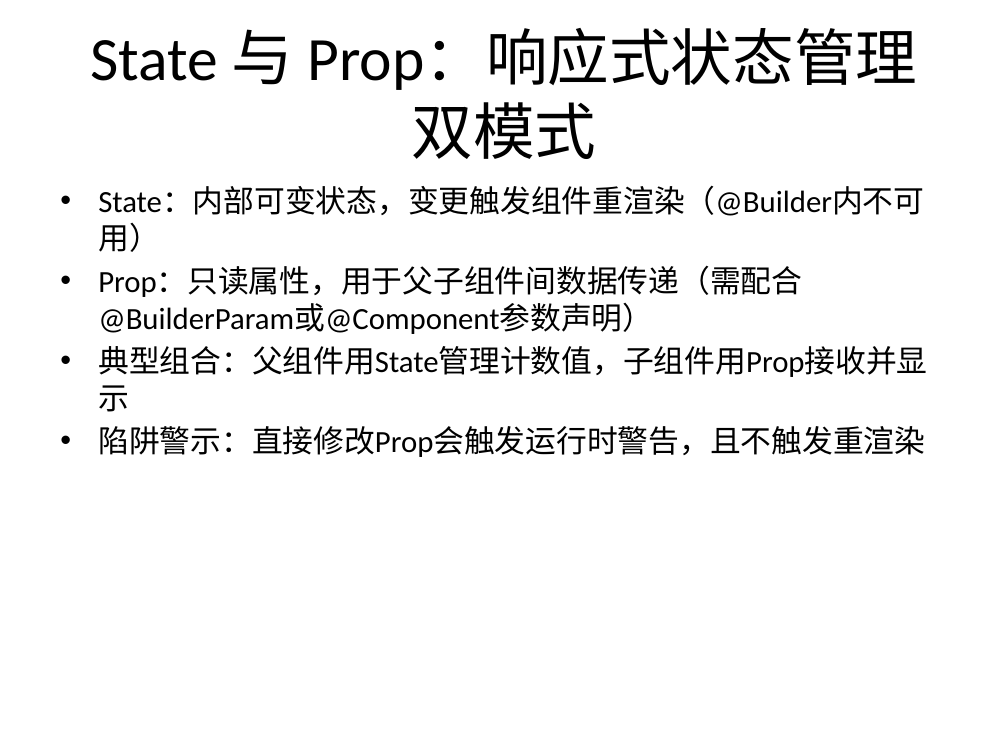
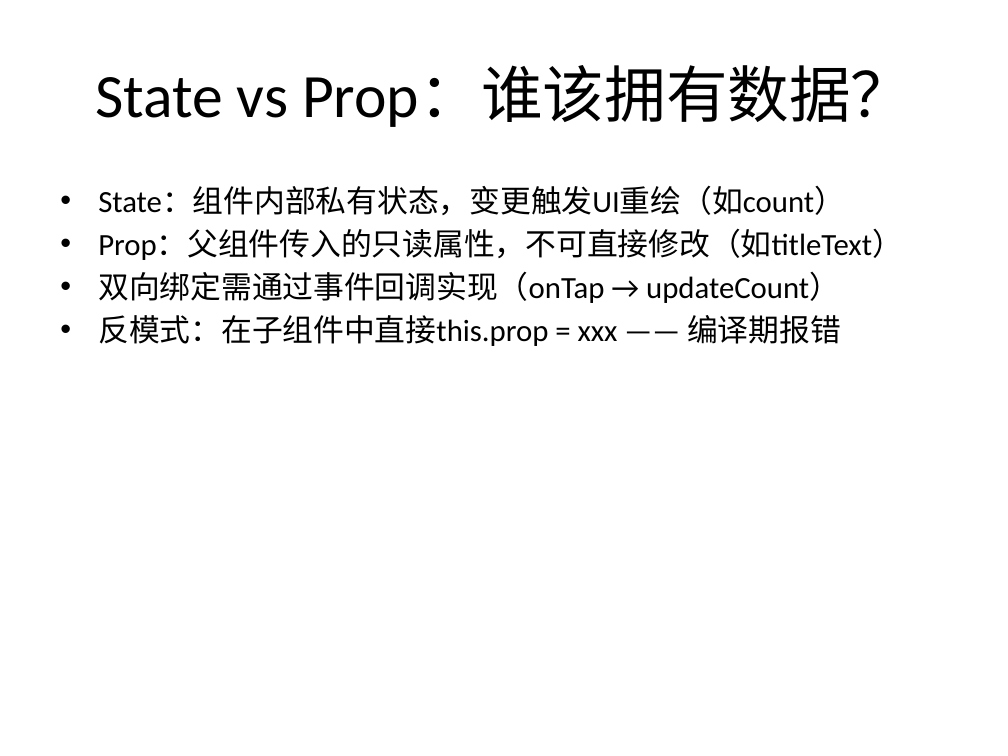
Before and after one commit to Lxlorange/zhiyan, a slide deck: slide 4 of backend/generated/pptx/classroom-2-item-12.pptx (slide 5 before the commit). Drawn at 1008x756 pixels with LibreOffice and Linux fonts; fonts in the diff are those of the drawing. Boxes give left, top, right and bottom in pixels: in the first picture for what was removed or moved away, otherwise in the second. Text is boxed around its words. In the diff, an @@ line names an element or a change of style, - is before the commit and + after.

```diff
--- a/backend/generated/pptx/classroom-2-item-12.pptx
+++ b/backend/generated/pptx/classroom-2-item-12.pptx
@@ title at (95,66,912,127): text changed @@
-State 与 Prop：响应式状态管理双模式
+State vs Prop：谁该拥有数据？
@@ text at (98,186,903,346): text changed @@
-• State：内部可变状态，变更触发组件重渲染（@Builder内不可用）
-• Prop：只读属性，用于父子组件间数据传递（需配合@BuilderParam或@Component参数声明）
-• 典型组合：父组件用State管理计数值，子组件用Prop接收并显示
-• 陷阱警示：直接修改Prop会触发运行时警告，且不触发重渲染
+• State：组件内部私有状态，变更触发UI重绘（如count）
+• Prop：父组件传入的只读属性，不可直接修改（如titleText）
+• 双向绑定需通过事件回调实现（onTap → updateCount）
+• 反模式：在子组件中直接this.prop = xxx —— 编译期报错
```
Also in this commit, not shown: 4 other slides changed, 2 slides added, 2 slides removed, 30 other files.
